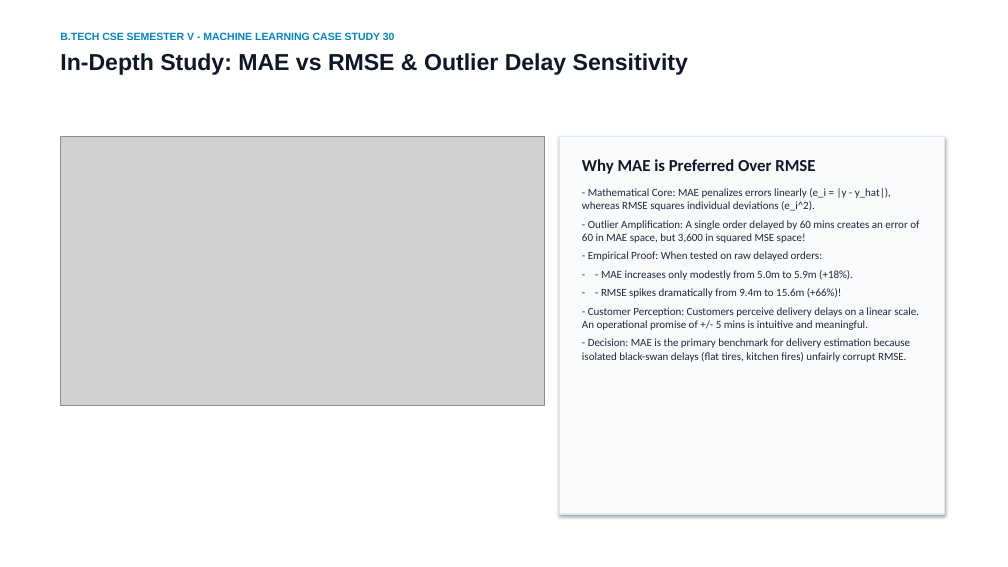
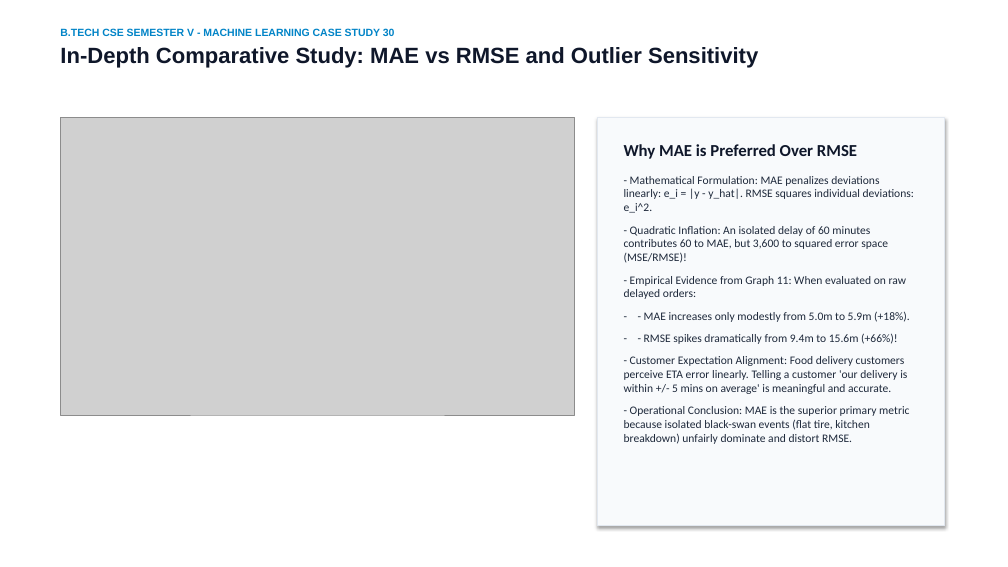
Before and after one commit to Rizwan2611/food-delivery-time-prediction, a slide deck: slide 10 of Food_Delivery_Time_Prediction_Presentation.pptx. Drawn at 1008x567 pixels with LibreOffice and Linux fonts; fonts in the diff are those of the drawing; grey boxes stand for pictures. Boxes give left, top, right and bottom in pixels: in the first picture for what was removed or moved away, otherwise in the second. Text is boxed around its words. In the diff, an @@ line names an element or a change of style, - is before the commit and + after.

Commit message:
Update presentation with 1-2 exact graphs per slide and comprehensive explanations

```diff
--- a/Food_Delivery_Time_Prediction_Presentation.pptx
+++ b/Food_Delivery_Time_Prediction_Presentation.pptx
@@ text at box(60, 28, 395, 36): less space between paragraphs @@
@@ text at box(60, 47, 758, 68): text changed; size 22 to 21 pt @@
-In-Depth Study: MAE vs RMSE & Outlier Delay Sensitivity
+In-Depth Comparative Study: MAE vs RMSE and Outlier Sensitivity
@@ picture: place and size @@
-picture at box(60, 136, 544, 405)
+picture at box(60, 117, 575, 415)
@@ rectangle: place and size @@
-rectangle at box(560, 136, 945, 514)
+rectangle at box(597, 117, 945, 526)
@@ text "Why MAE is Preferred Over ...": place and size @@
-text "Why MAE is Preferred Over ..." at box(582, 159, 919, 362)
+text "Why MAE is Preferred Over ..." at box(624, 144, 914, 444)
@@ text at box(624, 144, 910, 344): size 10.5 to 11 pt in "- - MAE increases only modestly from ...", "- - RMSE spikes dramatically from 9.4m ..."; more space between paragraphs @@
@@ text at box(624, 176, 914, 299): text changed; size 10.5 to 11 pt @@
-- Mathematical Core: MAE penalizes errors linearly (e_i = |y - y_hat|), whereas RMSE squares individual deviations (e_i^2).
-- Outlier Amplification: A single order delayed by 60 mins creates an error of 60 in MAE space, but 3,600 in squared MSE space!
-- Empirical Proof: When tested on raw delayed orders:
+- Mathematical Formulation: MAE penalizes deviations linearly: e_i = |y - y_hat|. RMSE squares individual deviations: e_i^2.
+- Quadratic Inflation: An isolated delay of 60 minutes contributes 60 to MAE, but 3,600 to squared error space (MSE/RMSE)!
+- Empirical Evidence from Graph 11: When evaluated on raw delayed orders:
@@ text at box(624, 356, 909, 444): text changed; size 10.5 to 11 pt @@
-- Customer Perception: Customers perceive delivery delays on a linear scale. An operational promise of +/- 5 mins is intuitive and meaningful.
-- Decision: MAE is the primary benchmark for delivery estimation because isolated black-swan delays (flat tires, kitchen fires) unfairly corrupt RMSE.
+- Customer Expectation Alignment: Food delivery customers perceive ETA error linearly. Telling a customer 'our delivery is within +/- 5 mins on average' is meaningful and accurate.
+- Operational Conclusion: MAE is the superior primary metric because isolated black-swan events (flat tire, kitchen breakdown) unfairly dominate and distort RMSE.
```
Also in this commit, not shown: 10 other slides changed, 5 slides added, 5 slides removed, 14 other files.
